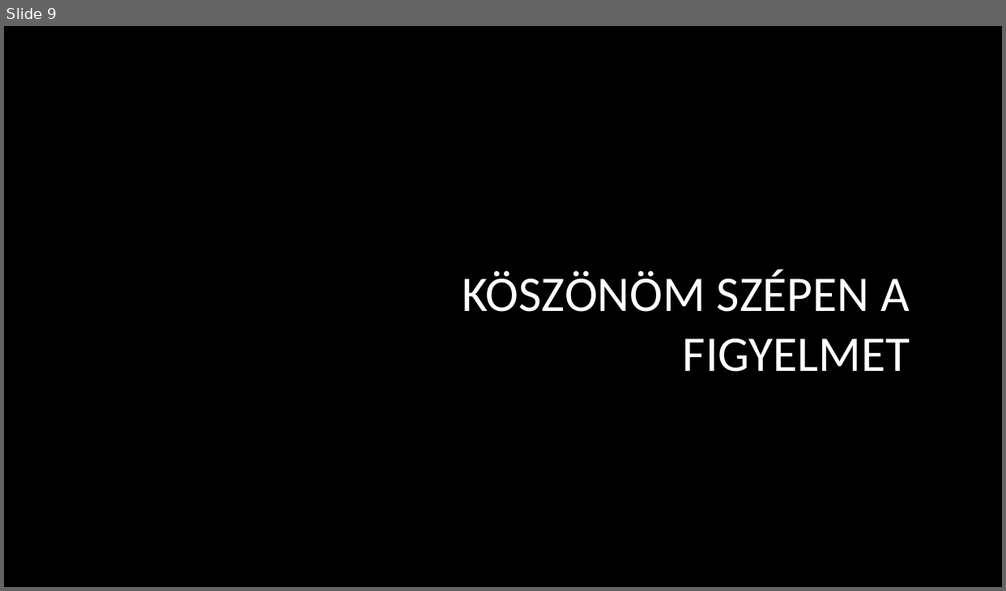
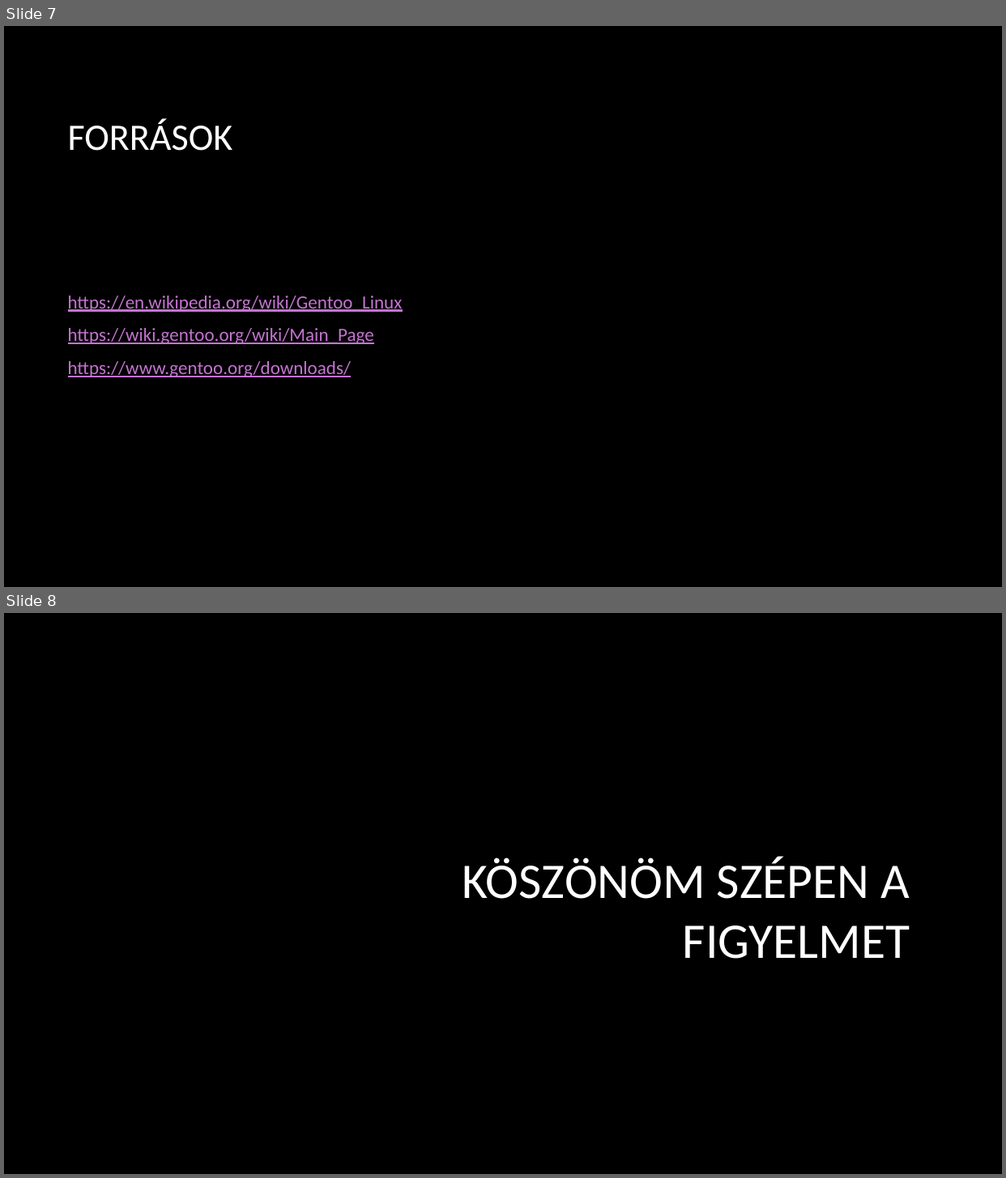
Before and after one commit to n-szilard/ikt-ppt, a slide deck: Gentoo_linux.pptx. Shown one above the other, each under a label of ours: slide 9 before the commit, slides 7 and 8 after it. The pictures are 1006x591 and 1006x1178 pixels, drawn with LibreOffice and Linux fonts; fonts in the diff are those of the drawing; background and template pictures are left out. Boxes give left, top, right and bottom in pixels: in the first picture for what was removed or moved away, otherwise in the second. Text is boxed around its words. In the diff, an @@ line names an element or a change of style, - is before the commit and + after.

```diff
--- a/Gentoo_linux.pptx
+++ b/Gentoo_linux.pptx
@@ slide 7 added at <box>4,26,1002,587</box>, background picture (left out) @@
@@ title added at <box>68,119,233,151</box>, 36 pt, text #FFFFFF @@
+FORRÁSOK
@@ text added at <box>68,296,403,378</box>, 18 pt, text #C573D2, underline @@
+https://en.wikipedia.org/wiki/Gentoo_Linux
+https://wiki.gentoo.org/wiki/Main_Page
+https://www.gentoo.org/downloads/
@@ what was slide 9 is now slide 8 @@
```
Also in this commit, not shown: 1 slide changed, 2 other slides added, 4 slides removed.
